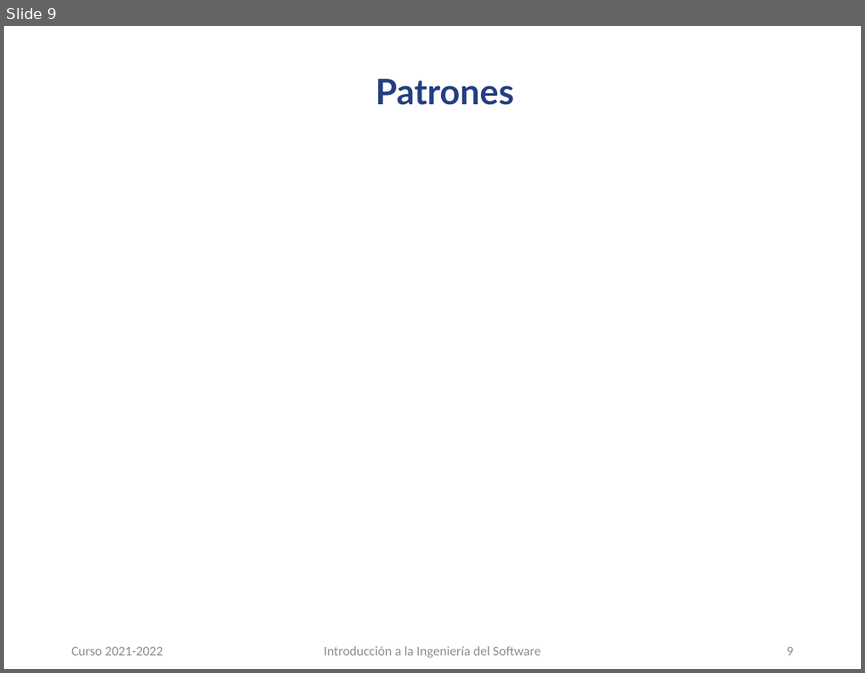
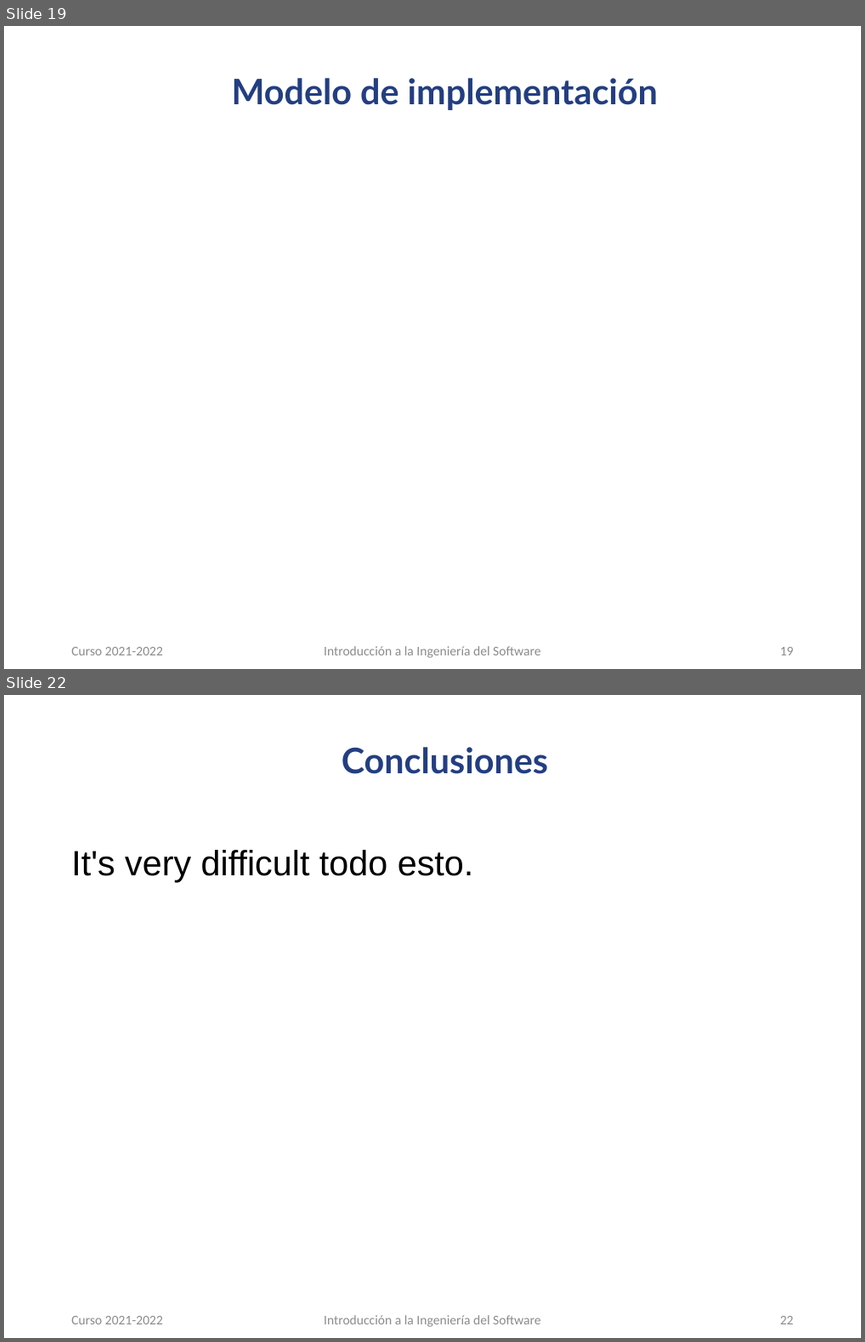
Before and after one commit to carloscmor/PRIMERA_FILA, a slide deck: PFentertainment_presentación.pptx. Shown one above the other, each under a label of ours: slide 9 before the commit, slides 19 and 22 after it; the slides between them are not shown. The pictures are 865x673 and 865x1342 pixels, drawn with LibreOffice and Linux fonts; fonts in the diff are those of the drawing; background and template pictures are left out. Boxes give left, top, right and bottom in pixels: in the first picture for what was removed or moved away, otherwise in the second. Text is boxed around its words. In the diff, an @@ line names an element or a change of style, - is before the commit and + after.

```diff
--- a/PFentertainment_presentación.pptx
+++ b/PFentertainment_presentación.pptx
@@ slide 22 added at box(4, 695, 861, 1338), background #FFFFFF @@
@@ title added at box(341, 747, 548, 774), 29.5 pt, text #233E81, bold @@
+Conclusiones
@@ text added at box(71, 850, 474, 882), 29.5 pt, text #000000 @@
+It's very difficult todo esto.
@@ text added at box(71, 1315, 163, 1324), 11.1 pt, text #8C8C8C @@
+Curso 2021-2022
@@ text added at box(324, 1315, 540, 1327), 11.1 pt, text #8C8C8C @@
+Introducción a la Ingeniería del Software
@@ page number added at box(780, 1315, 794, 1324), 11.1 pt, text #8C8C8C @@
+22
@@ what was slide 9 is now slide 19 @@
@@ slide 19 changed as well @@
@@ title at box(232, 78, 658, 110): text changed @@
-Patrones
+Modelo de implementación
@@ page number at box(780, 646, 794, 655): text changed @@
-9
+19
```
Also in this commit, not shown: 9 other slides changed, 10 other slides added.
